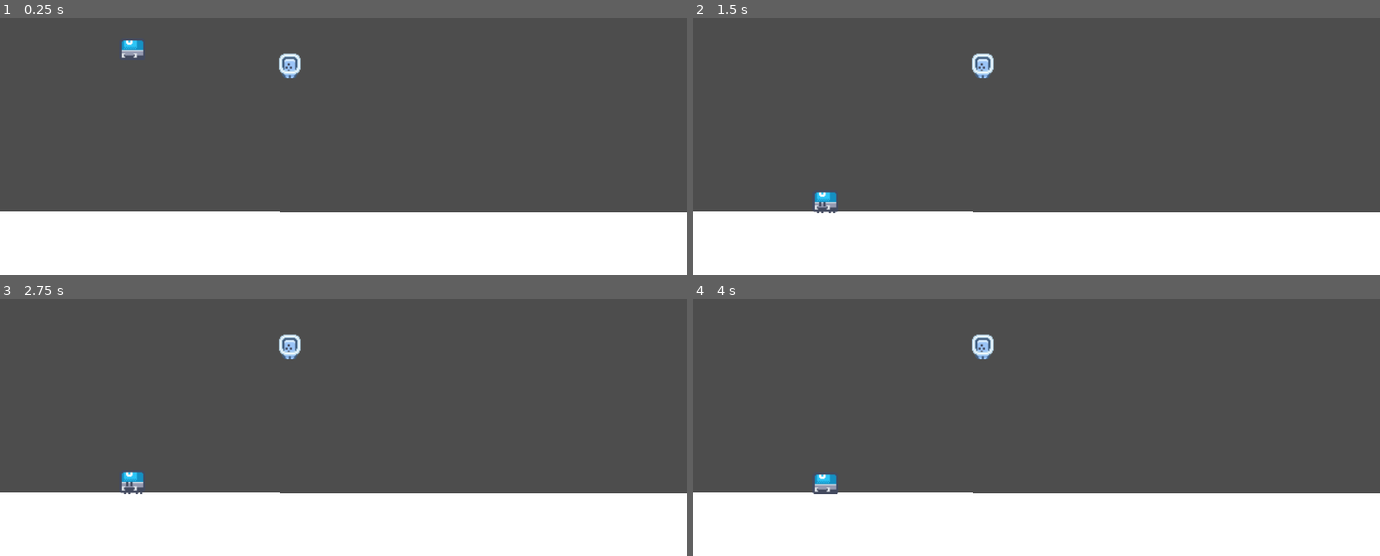
Above: before the commit, frames 1-4 (two rows, left to right).
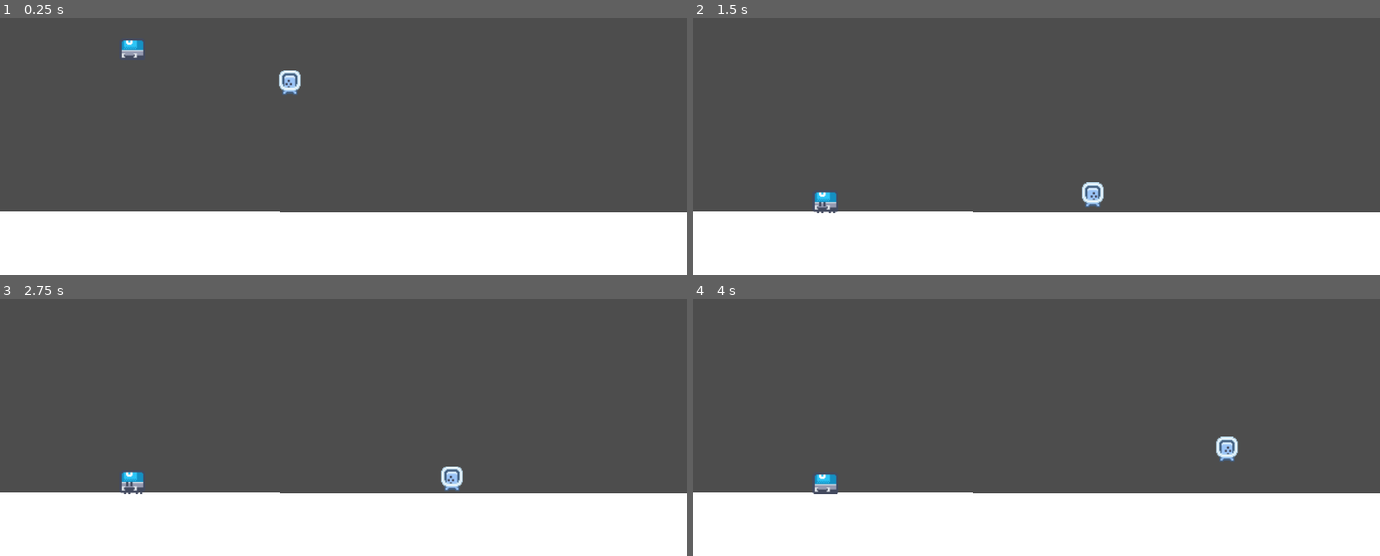
Above: after the commit, the same moments.

Repository: Ranpu123/JumpQuest
Game: Godot game, scene res://debug_platform.tscn
Two runs of this game, one before a commit and one after it. Both use one fixed random seed, a clock stepped at 60 frames per second and the inputs below.
Inputs (mouse positions are in pixels of both pictures, inside the frame that each line leads up to):
- Up to frame 1 (0.25 s): no input
- Up to frame 2 (1.5 s): move the mouse to (981, 64) at 0.52 s; hold Right (move_right) from 0.53 s (still down); click (981, 64) at 0.67 s; tap Up (move_jump) at 0.77 s; move the mouse to (899, 100) at 1.27 s
- Up to frame 3 (2.75 s): tap Up (move_jump) at 1.52 s; move the mouse to (outside the picture) at 2.02 s; release Right (move_right) at 2.03 s; hold Left (move_left) from 2.03 s (still down)
- Up to frame 4 (4 s): move the mouse to (1002, 440) at 2.77 s; release Left (move_left) at 2.78 s; hold Right (move_right) from 2.78 s (still down); click (1002, 440) at 2.92 s; tap Up (move_jump) at 3.02, 3.77 s; move the mouse to (1242, 419) at 3.52 s

The runs differ from the first frame. In frame 1, 0.5% of the frame differs, in the area x 40-44%, y 13-30%; in frame 2, 0.5%; in frame 3, 0.5%; in frame 4, 0.5%, in the area x 40-80%, y 13-64%.
Error before the commit: Parse Error: Function "update_animation()" not found in base self. (res://Player.gd:26)

Commit message:
Incremented Player Animations

Diff:
--- a/Player.gd
+++ b/Player.gd
@@ -1,6 +1,8 @@
 extends CharacterBody2D
 
 signal hit
+
+@onready var animation = $AnimatedSprite2D
 
 const MAX_SPEED = 250.0
 const ACCELERATION = 15.0
@@ -21,9 +23,9 @@
 
 	handle_movement()
 
+	update_animation()
+
 	move_and_slide()
-
-	update_animation()
 
 func apply_gravity(delta):
 	if not is_on_floor():
@@ -43,17 +45,25 @@
 
 func handle_movement():
 	var direction = Input.get_axis("move_left", "move_right")
-	$AnimatedSprite2D.animation = "walk"
 
 	if direction:
 		velocity.x = move_toward(velocity.x, direction * MAX_SPEED, ACCELERATION)
 	else:
 		velocity.x = move_toward(velocity.x, 0, FRICTION)
 
+func update_animation():
+	if velocity.x > 0:
+		animation.flip_h = true
+	elif velocity.x < 0:
+		animation.flip_h = false
+
 	if velocity.length() > 0:
-		$AnimatedSprite2D.play()
+		if velocity.x != 0 and is_on_floor():
+			animation.play("walking")
+		elif velocity.y != 0:
+			animation.play("falling")
 	else:
-		$AnimatedSprite2D.stop()
+		animation.play("idle")
 
 #collision -> player death
 func _on_input_event(viewport, event, shape_idx):
--- a/Player.tscn
+++ b/Player.tscn
@@ -4,11 +4,27 @@
 [ext_resource type="Texture2D" uid="uid://di018nrdokgbo" path="res://Assets/Character/Grey (0).png" id="2_6i1k8"]
 [ext_resource type="Texture2D" uid="uid://c112d1xxhq113" path="res://Assets/Character/Grey (1).png" id="3_jm54t"]
 
-[sub_resource type="CapsuleShape2D" id="CapsuleShape2D_t0jj5"]
-height = 28.0
+[sub_resource type="RectangleShape2D" id="RectangleShape2D_fp6lx"]
+size = Vector2(23, 23)
 
 [sub_resource type="SpriteFrames" id="SpriteFrames_fy5dn"]
 animations = [{
+"frames": [{
+"duration": 1.0,
+"texture": ExtResource("2_6i1k8")
+}],
+"loop": true,
+"name": &"falling",
+"speed": 5.0
+}, {
+"frames": [{
+"duration": 1.0,
+"texture": ExtResource("3_jm54t")
+}],
+"loop": true,
+"name": &"idle",
+"speed": 5.0
+}, {
 "frames": [{
 "duration": 1.0,
 "texture": ExtResource("3_jm54t")
@@ -17,7 +33,7 @@
 "texture": ExtResource("2_6i1k8")
 }],
 "loop": true,
-"name": &"walk",
+"name": &"walking",
 "speed": 7.0
 }]
 
@@ -25,12 +41,13 @@
 script = ExtResource("1_20qo5")
 
 [node name="CollisionShape2D" type="CollisionShape2D" parent="."]
+position = Vector2(0, 1)
 scale = Vector2(2, 2)
-shape = SubResource("CapsuleShape2D_t0jj5")
+shape = SubResource("RectangleShape2D_fp6lx")
 
 [node name="AnimatedSprite2D" type="AnimatedSprite2D" parent="."]
 scale = Vector2(2, 2)
 sprite_frames = SubResource("SpriteFrames_fy5dn")
-animation = &"walk"
+animation = &"walking"
 
 [connection signal="input_event" from="." to="." method="_on_input_event"]
